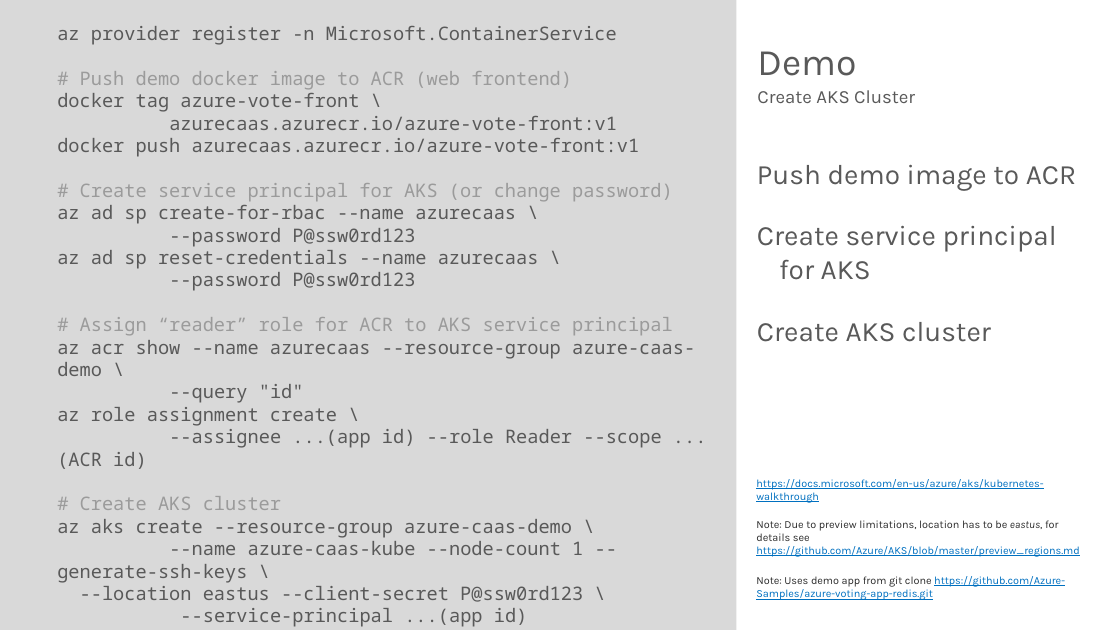
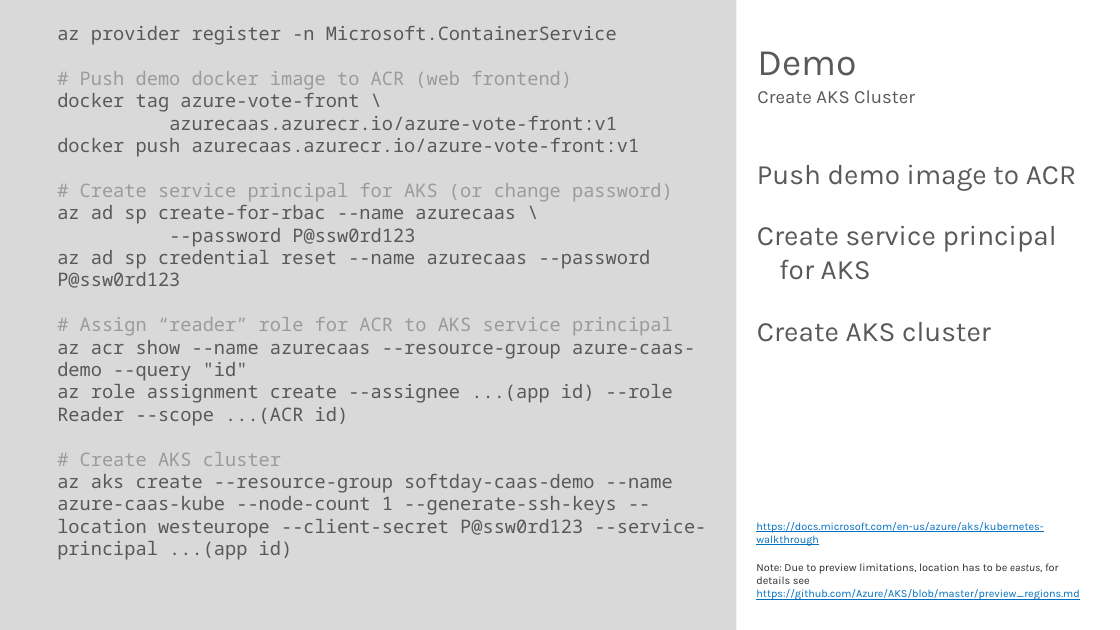
Before and after one commit to rstropek/DockerVS2015Intro, a slide deck: slide 18 of slides/Azure-CaaS.pptx (slide 14 before the commit). Drawn at 1120x630 pixels with LibreOffice and Linux fonts; fonts in the diff are those of the drawing. Boxes give left, top, right and bottom in pixels: in the first picture for what was removed or moved away, otherwise in the second. Text is boxed around its words. In the diff, an @@ line names an element or a change of style, - is before the commit and + after.

Commit message:
Update slides

```diff
--- a/slides/Azure-CaaS.pptx
+++ b/slides/Azure-CaaS.pptx
@@ text at (57,250,651,288): text changed @@
-az ad sp reset-credentials --name azurecaas \
---password P@ssw0rd123
+az ad sp credential reset --name azurecaas --password P@ssw0rd123
@@ text at (57,340,695,426): text changed @@
-az acr show --name azurecaas --resource-group azure-caas-demo \
---query "id"
-az role assignment create \
---assignee ...(app id) --role Reader --scope ...(ACR id)
+az acr show --name azurecaas --resource-group azure-caas-demo --query "id"
+az role assignment create --assignee ...(app id) --role Reader --scope ...(ACR id)
@@ text at (57,474,706,560): text changed @@
-az aks create --resource-group azure-caas-demo \
---name azure-caas-kube --node-count 1 --generate-ssh-keys \
---location eastus --client-secret P@ssw0rd123 \
---service-principal ...(app id)
+az aks create --resource-group softday-caas-demo --name azure-caas-kube --node-count 1 --generate-ssh-keys --location westeurope --client-secret P@ssw0rd123 --service-principal ...(app id)
@@ text at (756,576,1065,600): paragraph removed @@
-Note: Uses demo app from git clone https://github.com/Azure-Samples/azure-voting-app-redis.git
```
Also in this commit, not shown: 4 other slides changed, 5 slides added, 4 other files.
